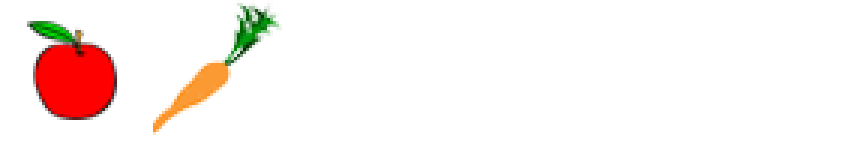
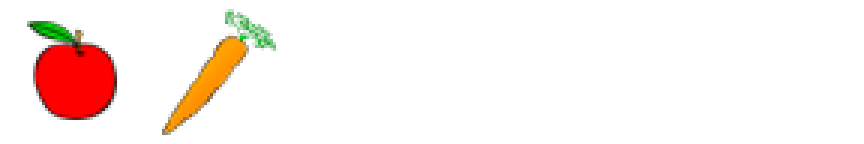
Layered file, before and after one edit (864px x 144px). Changes by layer:
hid "Ebene 2" over [153,0,282,135]
added layer "Ebene 4" above "Ebene 1" over [162,9,279,135]
